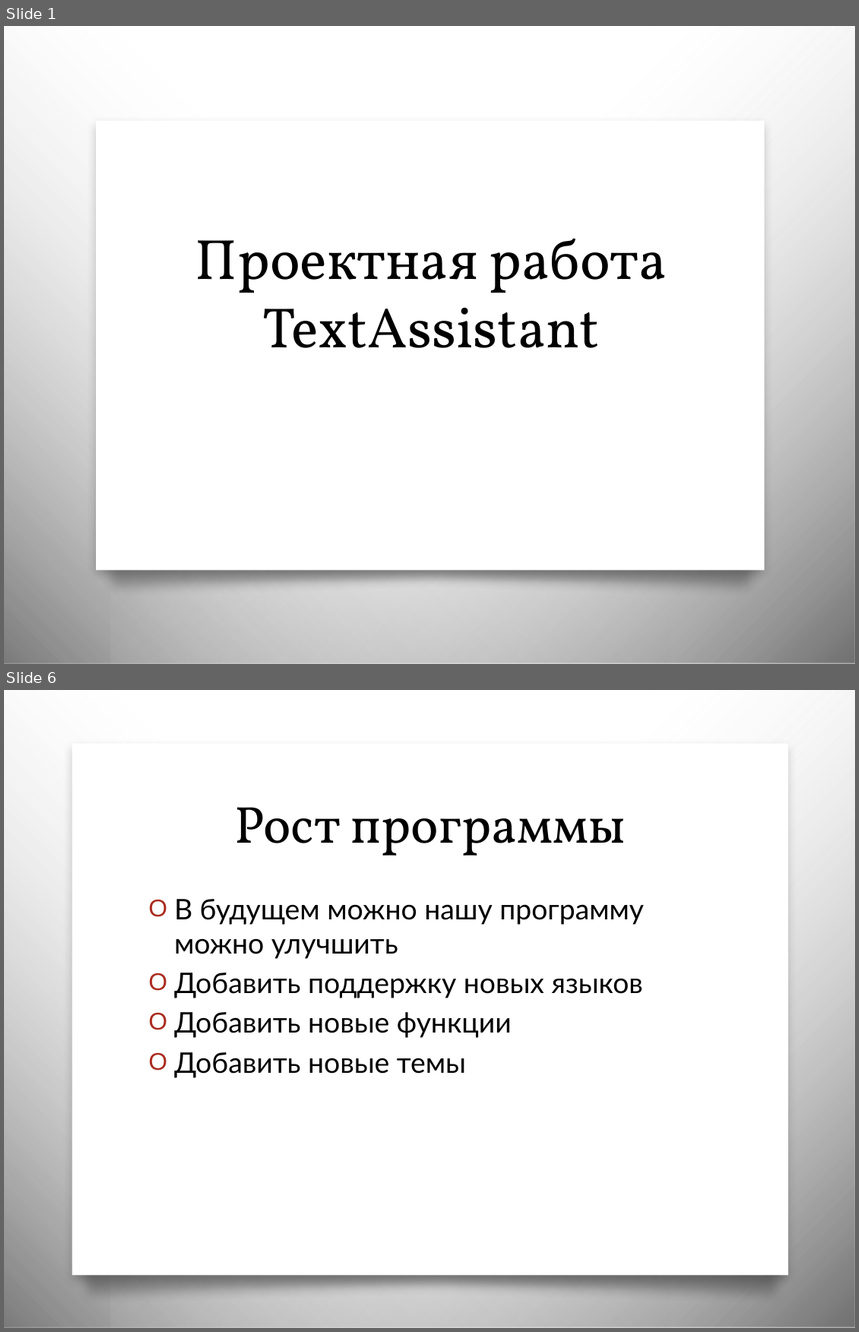
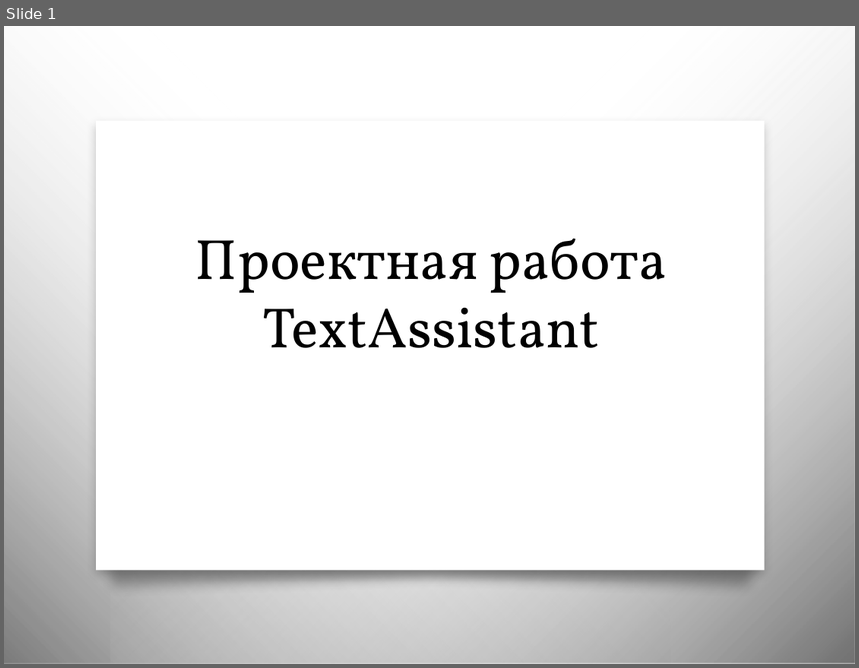
Before and after one commit to supergreymaster/Joint-web-project, a slide deck: Проектная работа TextAssistant.pptx. Shown one above the other, each under a label of ours: slides 1 and 6 before the commit, slide 1 after it; the slides between them are not shown. The pictures are 859x1332 and 859x668 pixels, drawn with LibreOffice and Linux fonts; fonts in the diff are those of the drawing; background and template pictures are left out. Boxes give left, top, right and bottom in pixels: in the first picture for what was removed or moved away, otherwise in the second. Text is boxed around its words. In the diff, an @@ line names an element or a change of style, - is before the commit and + after.

```diff
--- a/Проектная работа TextAssistant.pptx
+++ b/Проектная работа TextAssistant.pptx
@@ slide 6 removed at (x1=4, y1=690, x2=855, y2=1328), background picture (left out); not listed: 2 template elements that a slide beside it also shows @@
@@ rectangle removed at (x1=72, y1=744, x2=789, y2=1276) @@
@@ title removed at (x1=234, y1=807, x2=626, y2=856) @@
-Рост программы
@@ text removed at (x1=174, y1=899, x2=644, y2=1078) @@
-O В будущем можно нашу программу можно улучшить
-O Добавить поддержку новых языков
-O Добавить новые функции
-O Добавить новые темы
@@ freeform shape removed at (x1=63, y1=1255, x2=800, y2=1306) @@
```
Also in this commit, not shown: 4 slides changed, 1 slide added, 4 other files.
